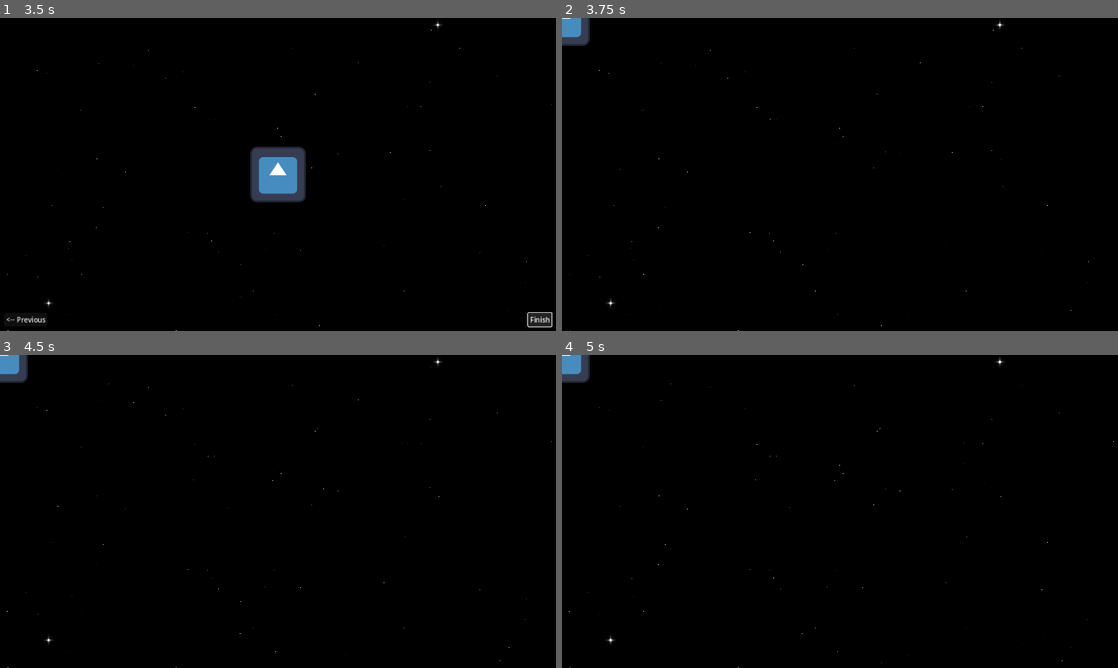
Above: before the commit, frames 1-4 (two rows, left to right).
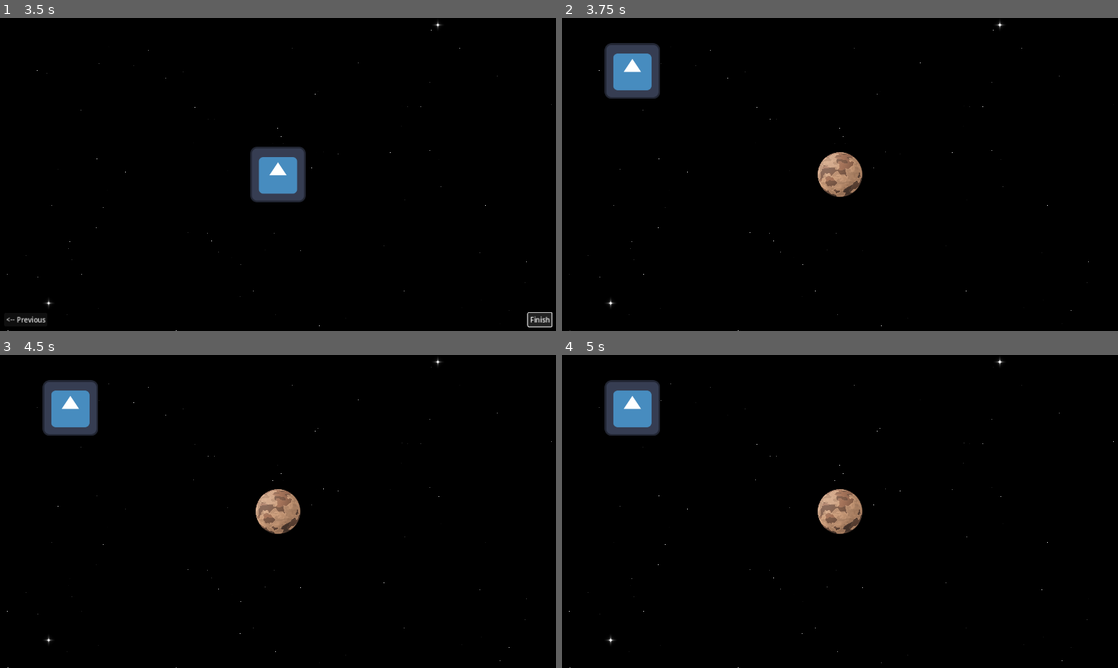
Above: after the commit, the same moments.

Repository: AnEvilPenguin/Pirate-Jam-16
Game: Godot game, scene res://Controllers/GameController/GameController.tscn
Same seed, same stepped clock (60 frames per second), same inputs: the game is played once before the commit and once after it. The engine's default icon, where the game draws it, is replaced by a stand-in: a white triangle on a blue panel in a dark square.
Inputs:
- Up to frame 1 (3.5 s): click "New Game" at 0.5 s; click "Next -->" at 1.25 s; click "<-- Previous" at 2 s; click "Next -->" at 2.75 s
- Up to frame 2 (3.75 s): click "Finish" at 3.5 s
- Up to frame 3 (4.5 s): tap Enter at 4.25 s
- Up to frame 4 (5 s): no input

Frame 1 is identical in both runs. In frame 2, 3.1% of the frame differs, in the area x 0-55%, y 0-58%; in frame 3, 3.1%; in frame 4, 3.1%.

Commit message:
feat: add player to solar system

Diff:
--- a/Scenes/solar_system.tscn
+++ b/Scenes/solar_system.tscn
@@ -1,8 +1,13 @@
-[gd_scene load_steps=2 format=3 uid="uid://c1y1iey62avec"]
+[gd_scene load_steps=3 format=3 uid="uid://c1y1iey62avec"]
 
 [ext_resource type="Texture2D" uid="uid://c4a5wppo830iu" path="res://Assets/icon.svg" id="1_7fdxf"]
+[ext_resource type="PackedScene" uid="uid://d0ojrocirr1jq" path="res://Scenes/pluto.tscn" id="2_08sjl"]
 
 [node name="SolarSystem" type="Node2D"]
 
 [node name="Sprite2D" type="Sprite2D" parent="."]
 texture = ExtResource("1_7fdxf")
+
+[node name="Pluto" parent="." instance=ExtResource("2_08sjl")]
+position = Vector2(478, 239)
+motion_mode = 1
